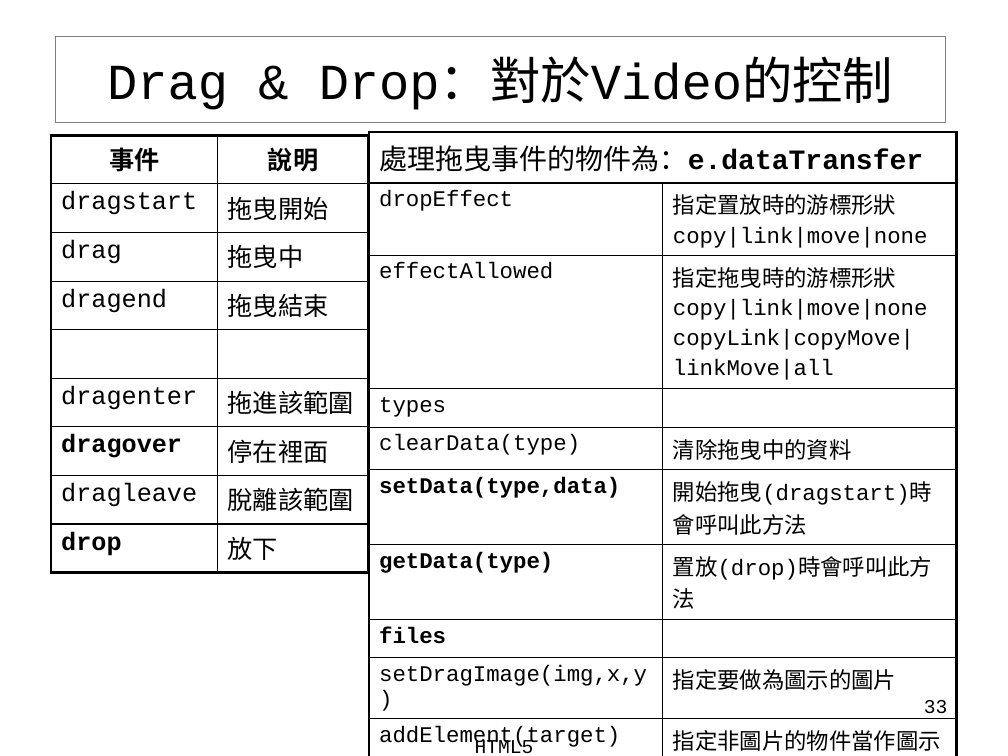
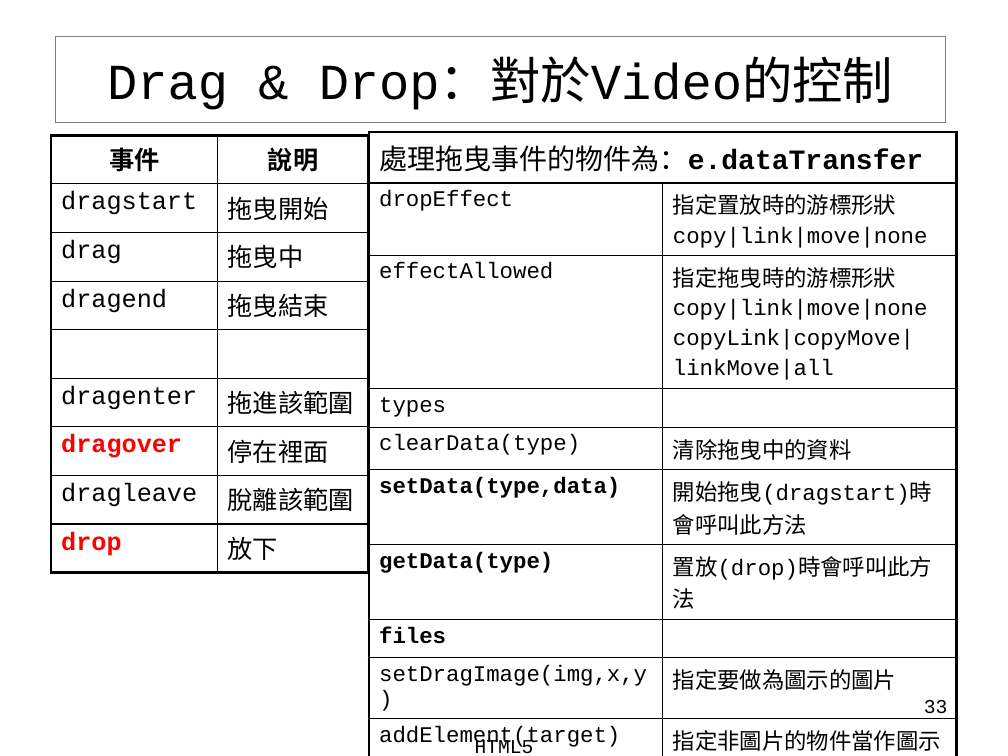
Before and after one commit to dive880217/HTML5api, a slide deck: slide 33 of tools/HTML5.pptx. Drawn at 1008x756 pixels with LibreOffice and Linux fonts; fonts in the diff are those of the drawing. Boxes give left, top, right and bottom in pixels: in the first picture for what was removed or moved away, otherwise in the second. Text is boxed around its words. In the diff, an @@ line names an element or a change of style, - is before the commit and + after.

```diff
--- a/tools/HTML5.pptx
+++ b/tools/HTML5.pptx
@@ table at (x1=51, y1=135, x2=369, y2=564) @@
@@ text colour #000000 to #FF0000 in "dragover", "drop" @@
```
Also in this commit, not shown: 5 other slides changed, 32 other files.
